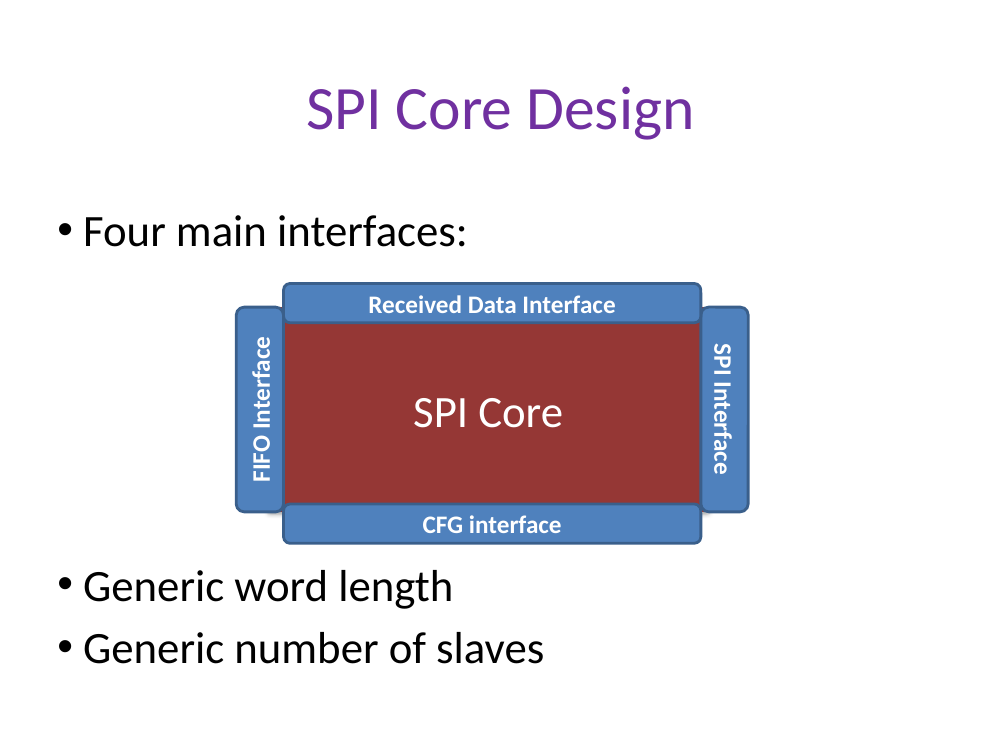
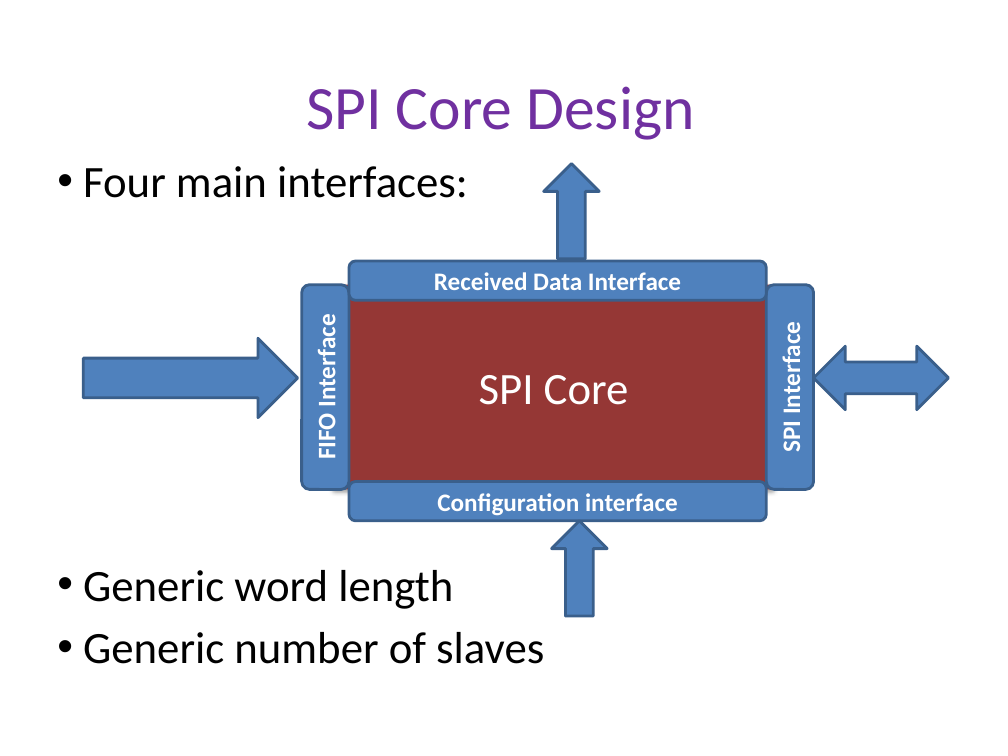
Before and after one commit to dengqingyong/vlsi-spi, a slide deck: slide 15 of Presentations/Final_Presentation/spi_final_presentation.pptx (slide 9 before the commit). Drawn at 1008x756 pixels with LibreOffice and Linux fonts; fonts in the diff are those of the drawing; background and template pictures are left out. Boxes give left, top, right and bottom in pixels: in the first picture for what was removed or moved away, otherwise in the second. Text is boxed around its words. In the diff, an @@ line names an element or a change of style, - is before the commit and + after.

```diff
--- a/Presentations/Final_Presentation/spi_final_presentation.pptx
+++ b/Presentations/Final_Presentation/spi_final_presentation.pptx
@@ subtitle "Four main interfaces:": place and size @@
-subtitle "Four main interfaces:" at bbox=[83, 215, 468, 247]
+subtitle "Four main interfaces:" at bbox=[83, 166, 468, 198]
@@ up arrow added at bbox=[543, 163, 599, 258], fill #4F81BD, outline #3A5F8C 2 pt @@
@@ rounded rectangle "Received Data Interface": place and size @@
-rounded rectangle "Received Data Interface" at bbox=[283, 283, 701, 323]
+rounded rectangle "Received Data Interface" at bbox=[349, 261, 766, 300]
@@ rounded rectangle "FIFO Interface": place and size @@
-rounded rectangle "FIFO Interface" at bbox=[236, 307, 283, 512]
+rounded rectangle "FIFO Interface" at bbox=[301, 284, 349, 489]
@@ rectangle "SPI Core": place and size @@
-rectangle "SPI Core" at bbox=[268, 307, 710, 512]
+rectangle "SPI Core" at bbox=[334, 284, 775, 489]
@@ rounded rectangle "SPI Interface" at bbox=[766, 284, 813, 489]: rotation 90 to 270 degrees @@
@@ right arrow added at bbox=[84, 339, 298, 418], fill #4F81BD, outline #3A5F8C 2 pt @@
@@ left right arrow added at bbox=[813, 347, 949, 410], fill #4F81BD, outline #3A5F8C 2 pt @@
@@ rounded rectangle "Configuration interface": place and size @@
-rounded rectangle "Configuration interface" at bbox=[283, 504, 701, 543]
+rounded rectangle "Configuration interface" at bbox=[349, 482, 766, 521]
@@ text in rounded rectangle at bbox=[437, 493, 678, 516]: text changed @@
-CFG interface
+Configuration interface
@@ up arrow added at bbox=[551, 521, 607, 616], fill #4F81BD, outline #3A5F8C 2 pt @@
```
Also in this commit, not shown: 15 other slides changed, 9 slides added, 1 slide removed, 1 other file.
